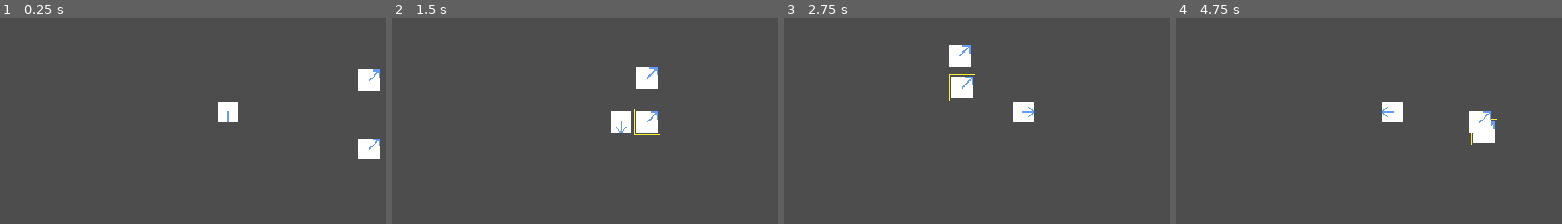
Above: before the commit, frames 1-4 (left to right).
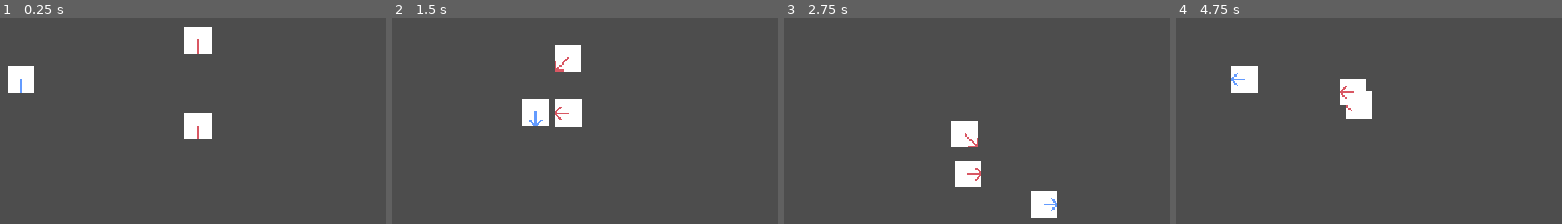
Above: after the commit, the same moments.

Repository: gianculottapascolachiappe-hue/DumbMorogh
Game: Godot game, scene res://main.tscn
Same seed, same stepped clock (60 frames per second), same inputs: the game is played once before the commit and once after it.
Inputs (mouse positions are in pixels of both pictures, inside the frame that each line leads up to):
- Up to frame 1 (0.25 s): no input
- Up to frame 2 (1.5 s): tap Enter at 0.5 s; move the mouse to (762, 149) at 0.52 s; hold D (move_right) 0.53-1.28 s; hold Right mouse button (attack) 0.53-1.28 s; click (762, 149) at 0.67 s; move the mouse to (673, 85) at 1.27 s; hold S (move_down) from 1.28 s (still down); right-click (673, 85) at 1.35 s; click (673, 85) at 1.42 s
- Up to frame 3 (2.75 s): move the mouse to (outside the picture) at 2.02 s; release S (move_down) at 2.03 s; hold D (move_right) from 2.03 s (still down); hold Right mouse button (attack) from 2.03 s (still down)
- Up to frame 4 (4.75 s): move the mouse to (1365, 201) at 2.77 s; release D (move_right) at 2.78 s; release Right mouse button (attack) at 2.78 s; hold W (move_up) 2.78-3.53 s; right-click (1365, 201) at 2.85 s; click (1365, 201) at 2.92 s; move the mouse to (outside the picture) at 3.52 s; hold Right mouse button (attack) 3.53-4.28 s; hold A (move_left) from 3.53 s (still down); move the mouse to (outside the picture) at 4.27 s; right-click (outside the picture) at 4.35 s

The runs differ from the first frame. In frame 1, 4.4% of the frame differs, in the area x 2-99%, y 4-69%; in frame 2, 4.6%, in the area x 33-70%, y 13-57%; in frame 3, 4.4%; in frame 4, 3.8%.

Commit message:
Enemies animation (HALF WORKING)
bug: the walking animation doesnt work when enemy is returning to spawn BOH

Diff:
--- a/scenes/enemies/enemy.tscn
+++ b/scenes/enemies/enemy.tscn
@@ -2,7 +2,7 @@
 
 [ext_resource type="Script" uid="uid://dbvagm3o15uxj" path="res://scripts/enemies/area_2d.gd" id="1_6xk8f"]
 [ext_resource type="Script" uid="uid://crjivuhxqdri8" path="res://scripts/enemies/enemy.gd" id="1_38ino"]
-[ext_resource type="Texture2D" uid="uid://cf3yl5yhjo7y2" path="res://assets/animations/Sprite-0001-Sheet.png" id="2_n7575"]
+[ext_resource type="Texture2D" uid="uid://baur5emvppwrw" path="res://assets/animations/Sprite-0002-Sheet.png" id="2_qch6t"]
 [ext_resource type="Texture2D" uid="uid://c6dtd53pcms66" path="res://assets/sprites/Sprite-0002.png" id="4_fcftc"]
 [ext_resource type="Script" uid="uid://dw6tgjrwl78kc" path="res://scripts/state_machine/ai_state_machine.gd" id="5_nb6gf"]
 [ext_resource type="Script" uid="uid://cspbg8cvv0did" path="res://scripts/state_machine/enemy_idle_state.gd" id="6_jt03m"]
@@ -12,75 +12,75 @@
 [sub_resource type="RectangleShape2D" id="RectangleShape2D_ykcao"]
 size = Vector2(32, 32)
 
-[sub_resource type="AtlasTexture" id="AtlasTexture_dw050"]
-atlas = ExtResource("2_n7575")
+[sub_resource type="AtlasTexture" id="AtlasTexture_y5th1"]
+atlas = ExtResource("2_qch6t")
 region = Rect2(0, 0, 32, 32)
 
-[sub_resource type="AtlasTexture" id="AtlasTexture_b26j0"]
-atlas = ExtResource("2_n7575")
+[sub_resource type="AtlasTexture" id="AtlasTexture_tihwb"]
+atlas = ExtResource("2_qch6t")
 region = Rect2(32, 0, 32, 32)
 
-[sub_resource type="AtlasTexture" id="AtlasTexture_n7ghd"]
-atlas = ExtResource("2_n7575")
+[sub_resource type="AtlasTexture" id="AtlasTexture_p7w77"]
+atlas = ExtResource("2_qch6t")
 region = Rect2(64, 0, 32, 32)
 
-[sub_resource type="AtlasTexture" id="AtlasTexture_nvl01"]
-atlas = ExtResource("2_n7575")
+[sub_resource type="AtlasTexture" id="AtlasTexture_k4gvh"]
+atlas = ExtResource("2_qch6t")
 region = Rect2(96, 0, 32, 32)
 
-[sub_resource type="AtlasTexture" id="AtlasTexture_ivps1"]
-atlas = ExtResource("2_n7575")
+[sub_resource type="AtlasTexture" id="AtlasTexture_twn6s"]
+atlas = ExtResource("2_qch6t")
 region = Rect2(128, 0, 32, 32)
 
-[sub_resource type="AtlasTexture" id="AtlasTexture_urp6f"]
-atlas = ExtResource("2_n7575")
+[sub_resource type="AtlasTexture" id="AtlasTexture_sb86v"]
+atlas = ExtResource("2_qch6t")
 region = Rect2(160, 0, 32, 32)
 
-[sub_resource type="AtlasTexture" id="AtlasTexture_bwjto"]
-atlas = ExtResource("2_n7575")
+[sub_resource type="AtlasTexture" id="AtlasTexture_pe3k2"]
+atlas = ExtResource("2_qch6t")
 region = Rect2(192, 0, 32, 32)
 
-[sub_resource type="AtlasTexture" id="AtlasTexture_606se"]
-atlas = ExtResource("2_n7575")
+[sub_resource type="AtlasTexture" id="AtlasTexture_kugq1"]
+atlas = ExtResource("2_qch6t")
 region = Rect2(224, 0, 32, 32)
 
-[sub_resource type="AtlasTexture" id="AtlasTexture_u1c27"]
-atlas = ExtResource("2_n7575")
+[sub_resource type="AtlasTexture" id="AtlasTexture_x3klb"]
+atlas = ExtResource("2_qch6t")
 region = Rect2(256, 0, 32, 32)
 
-[sub_resource type="AtlasTexture" id="AtlasTexture_op7ga"]
-atlas = ExtResource("2_n7575")
+[sub_resource type="AtlasTexture" id="AtlasTexture_smbsv"]
+atlas = ExtResource("2_qch6t")
 region = Rect2(288, 0, 32, 32)
 
-[sub_resource type="AtlasTexture" id="AtlasTexture_q13i1"]
-atlas = ExtResource("2_n7575")
+[sub_resource type="AtlasTexture" id="AtlasTexture_maese"]
+atlas = ExtResource("2_qch6t")
 region = Rect2(320, 0, 32, 32)
 
-[sub_resource type="AtlasTexture" id="AtlasTexture_pylmc"]
-atlas = ExtResource("2_n7575")
+[sub_resource type="AtlasTexture" id="AtlasTexture_4f0mh"]
+atlas = ExtResource("2_qch6t")
 region = Rect2(352, 0, 32, 32)
 
-[sub_resource type="AtlasTexture" id="AtlasTexture_pbfsw"]
-atlas = ExtResource("2_n7575")
+[sub_resource type="AtlasTexture" id="AtlasTexture_gc4hx"]
+atlas = ExtResource("2_qch6t")
 region = Rect2(384, 0, 32, 32)
 
-[sub_resource type="AtlasTexture" id="AtlasTexture_5tmop"]
-atlas = ExtResource("2_n7575")
+[sub_resource type="AtlasTexture" id="AtlasTexture_f6y8w"]
+atlas = ExtResource("2_qch6t")
 region = Rect2(416, 0, 32, 32)
 
-[sub_resource type="AtlasTexture" id="AtlasTexture_7ahtn"]
-atlas = ExtResource("2_n7575")
+[sub_resource type="AtlasTexture" id="AtlasTexture_y2gxb"]
+atlas = ExtResource("2_qch6t")
 region = Rect2(448, 0, 32, 32)
 
-[sub_resource type="AtlasTexture" id="AtlasTexture_7lmhl"]
-atlas = ExtResource("2_n7575")
+[sub_resource type="AtlasTexture" id="AtlasTexture_3xxyr"]
+atlas = ExtResource("2_qch6t")
 region = Rect2(480, 0, 32, 32)
 
 [sub_resource type="SpriteFrames" id="SpriteFrames_qch6t"]
 animations = [{
 "frames": [{
 "duration": 1.0,
-"texture": SubResource("AtlasTexture_dw050")
+"texture": SubResource("AtlasTexture_y5th1")
 }],
 "loop": true,
 "name": &"idle_down",
@@ -219,7 +219,7 @@
 
 [node name="EnemyAnimation" type="AnimatedSprite2D" parent="."]
 sprite_frames = SubResource("SpriteFrames_qch6t")
-animation = &"walk_up_right"
+animation = &"walk_down"
 
 [node name="Area2D" type="Area2D" parent="."]
 script = ExtResource("1_6xk8f")
--- a/scenes/player/player.tscn
+++ b/scenes/player/player.tscn
@@ -229,6 +229,7 @@
 script = ExtResource("5_b26j0")
 
 [node name="Camera2D" type="Camera2D" parent="."]
+enabled = false
 zoom = Vector2(0.8, 0.8)
 position_smoothing_enabled = true
 position_smoothing_speed = 10.0
--- a/scripts/enemies/enemy.gd
+++ b/scripts/enemies/enemy.gd
@@ -4,7 +4,8 @@
 @export var idle_anim: String = "idle"
 @export var walk_anim: String = "walk"
 @onready var sprite: AnimatedSprite2D = $EnemyAnimation
-@onready var player_state_machine: Node = $AIStateMachine
+@onready var ai_state_machine: Node = $AIStateMachine
+var last_direction: Vector2 = Vector2.DOWN
 
 # STATS
 @export var max_health: int = 30
@@ -30,16 +31,28 @@
 # INIT
 func _ready() -> void:
 	current_health = max_health
+	ai_state_machine.init(self)
 	spawn_position = global_position
 	target = get_tree().get_first_node_in_group("player")
 
 	if target_indicator:
 		target_indicator.visible = false
+
+
+# MOVEMENT
+func apply_movement(dir: Vector2) -> void:
+	velocity = dir.normalized() * move_speed
+
+	if dir != Vector2.ZERO:
+		last_direction = dir
 
 # MAIN LOOP
 func _physics_process(delta: float) -> void:
 	if is_dead:
 		return
+
+	# 🔥 THIS IS WHAT YOU'RE MISSING
+	ai_state_machine.update(delta)
 
 	update_aggro()
 
--- a/scripts/state_machine/ai_state_machine.gd
+++ b/scripts/state_machine/ai_state_machine.gd
@@ -1,29 +1,23 @@
 extends Node
-class_name AIStateMachine
 
-var current_state: PlayerBaseState
-var actor: CharacterBody2D
+var current_state: AIBaseState
+var enemy: CharacterBody2D
 
-var player_idle_state: PlayerBaseState
-var player_walk_state: PlayerBaseState
+var enemy_idle_state: AIBaseState
+var enemy_walk_state: AIBaseState
 
 
-func init(entity: CharacterBody2D) -> void:
-	actor = entity
+func init(e: CharacterBody2D) -> void:
+	enemy = e
 
-	# assign states + cache references
-	for child in get_children():
-		if child is PlayerBaseState:
-			child.actor = actor
-			child.state_machine = self
+	enemy_idle_state = $EnemyIdleState
+	enemy_walk_state = $EnemyWalkState
 
-			if child.name == "EnemyIdleState":
-				player_idle_state = child
-			elif child.name == "EnemyWalkState":
-				player_walk_state = child
+	for s in [enemy_idle_state, enemy_walk_state]:
+		s.enemy = enemy
+		s.ai_state_machine = self
 
-	# safety check
-	current_state = player_idle_state if player_idle_state != null else get_child(0)
+	current_state = enemy_idle_state
 	current_state.enter()
 
 
@@ -32,7 +26,7 @@
 		current_state.update(delta)
 
 
-func change_state(new_state: PlayerBaseState) -> void:
+func change_state(new_state: AIBaseState) -> void:
 	if new_state == current_state:
 		return
 
--- a/scripts/state_machine/enemy_idle_state.gd
+++ b/scripts/state_machine/enemy_idle_state.gd
@@ -1,5 +1,4 @@
 extends AIBaseState
-
 
 func enter() -> void:
 	enemy.apply_movement(Vector2.ZERO)
@@ -11,11 +10,18 @@
 
 
 func update(delta: float) -> void:
-	var target = TargetManager.get_target()
-	if target == null:
+	var target = enemy.target
+
+	enemy.apply_movement(Vector2.ZERO)
+
+	if target == null or not is_instance_valid(target):
+		enemy.play_animation("idle", enemy.last_direction)
 		return
 
 	var dist := enemy.global_position.distance_to(target.global_position)
 
 	if dist <= enemy.aggro_range:
 		ai_state_machine.change_state(ai_state_machine.enemy_walk_state)
+		return
+
+	enemy.play_animation("idle", enemy.last_direction)
--- a/scripts/state_machine/enemy_walk_state.gd
+++ b/scripts/state_machine/enemy_walk_state.gd
@@ -1,30 +1,24 @@
 extends AIBaseState
-
 
 func enter() -> void:
 	pass
 
 
 func update(delta: float) -> void:
-	var target = TargetManager.get_target()
+	var target = enemy.target
 
-	if target == null:
+	if target == null or not is_instance_valid(target):
 		ai_state_machine.change_state(ai_state_machine.enemy_idle_state)
 		return
 
 	var dist := enemy.global_position.distance_to(target.global_position)
 
-	# leash back to idle if target too far
 	if dist > enemy.aggro_range * 1.5:
-		ai_state_machine.change_state(ai_state_machine.player_idle_state)
+		ai_state_machine.change_state(ai_state_machine.enemy_idle_state)
 		return
 
 	var dir: Vector2 = (target.global_position - enemy.global_position).normalized()
 
-	enemy.last_direction = dir
+	enemy.apply_movement(dir)
 
-	enemy.apply_movement(dir)
-	enemy.play_animation(dir)
-
-	enemy.apply_movement(dir)
 	enemy.play_animation("walk", dir)
Not shown: 15 places in scenes/enemies/enemy.tscn that only renumber resources
